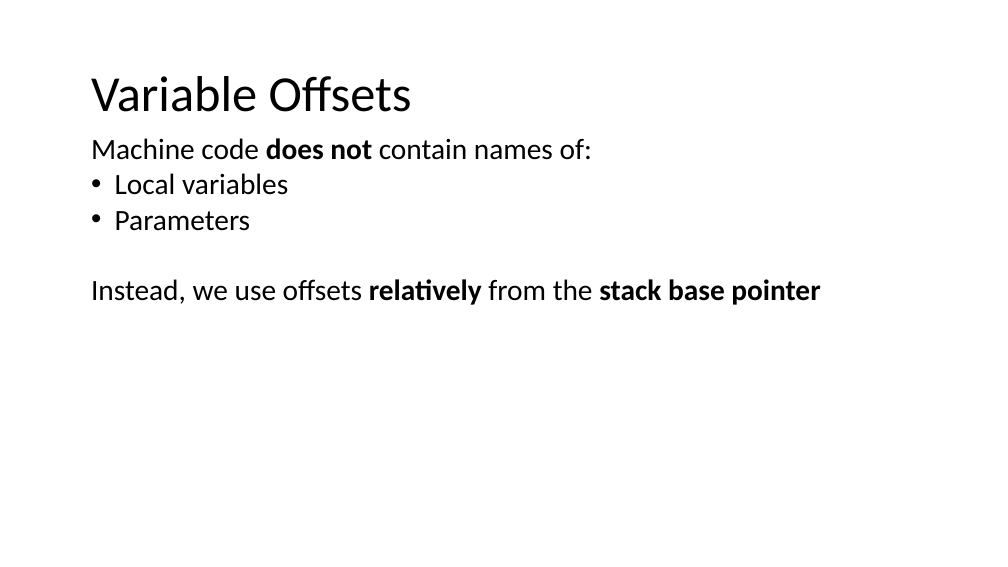
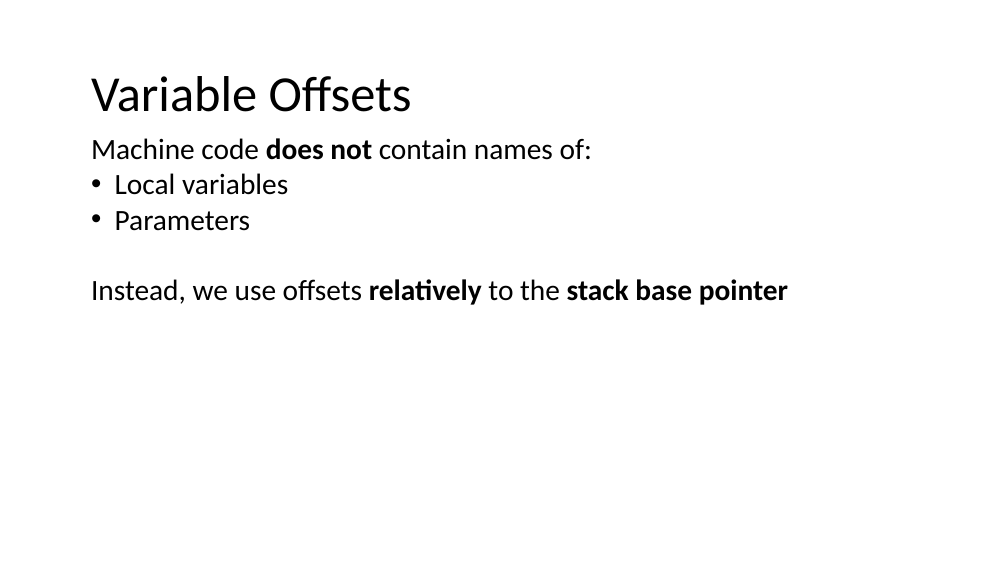
Before and after one commit to nivshani/compilation, a slide deck: slide 164 of slides/semantic.pptx (slide 157 before the commit). Drawn at 1008x567 pixels with LibreOffice and Linux fonts; fonts in the diff are those of the drawing. Boxes give left, top, right and bottom in pixels: in the first picture for what was removed or moved away, otherwise in the second. Text is boxed around its words. In the diff, an @@ line names an element or a change of style, - is before the commit and + after.

```diff
--- a/slides/semantic.pptx
+++ b/slides/semantic.pptx
@@ text at (91, 279, 788, 305): text changed; bold on @@
-Instead, we use offsets relatively from the stack base pointer
+Instead, we use offsets relatively to the stack base pointer
```
Also in this commit, not shown: 20 other slides changed, 28 slides added, 1 other file.
